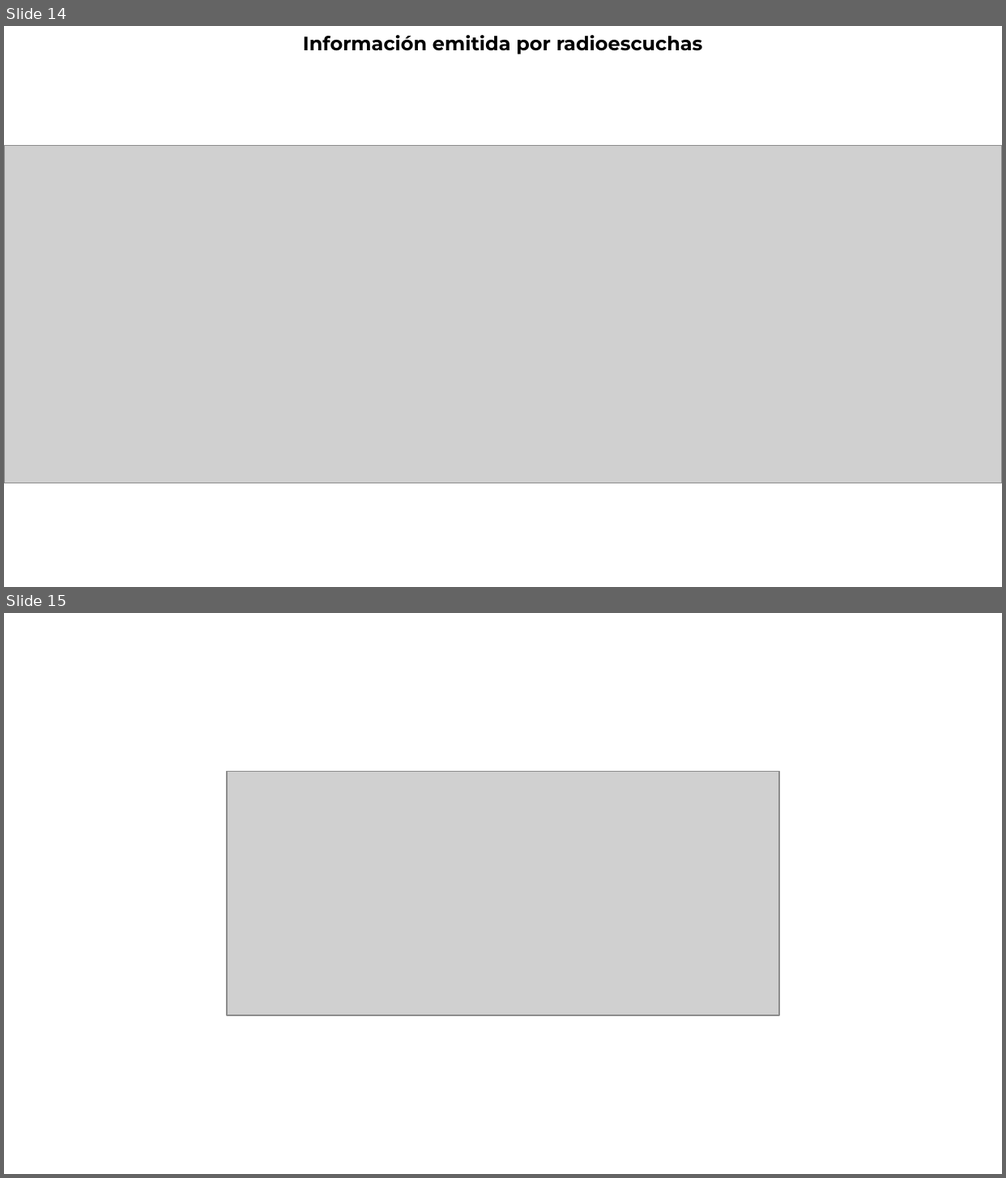
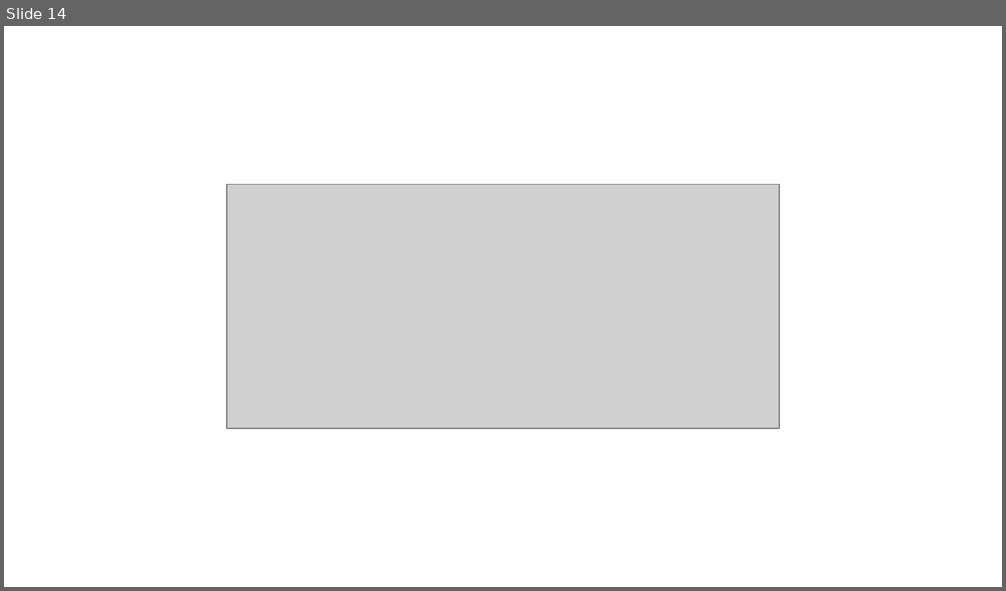
Before and after one commit to thelonious9/Reporteportadas, a slide deck: Reporte 120626.pptx. Shown one above the other, each under a label of ours: slides 14 and 15 before the commit, slide 14 after it. The pictures are 1006x1178 and 1006x591 pixels, drawn with LibreOffice and Linux fonts; fonts in the diff are those of the drawing; grey boxes stand for pictures; background and template pictures are left out. Boxes give left, top, right and bottom in pixels: in the first picture for what was removed or moved away, otherwise in the second. Text is boxed around its words. In the diff, an @@ line names an element or a change of style, - is before the commit and + after.

```diff
--- a/Reporte 120626.pptx
+++ b/Reporte 120626.pptx
@@ slide 14 removed at (4,26,1002,587), background #FFFFFF @@
@@ text removed at (303,35,703,54) @@
-Información emitida por radioescuchas
@@ picture removed at (4,146,1002,483) @@
@@ what was slide 15 is now slide 14 @@
```
Also in this commit, not shown: 12 slides changed.
